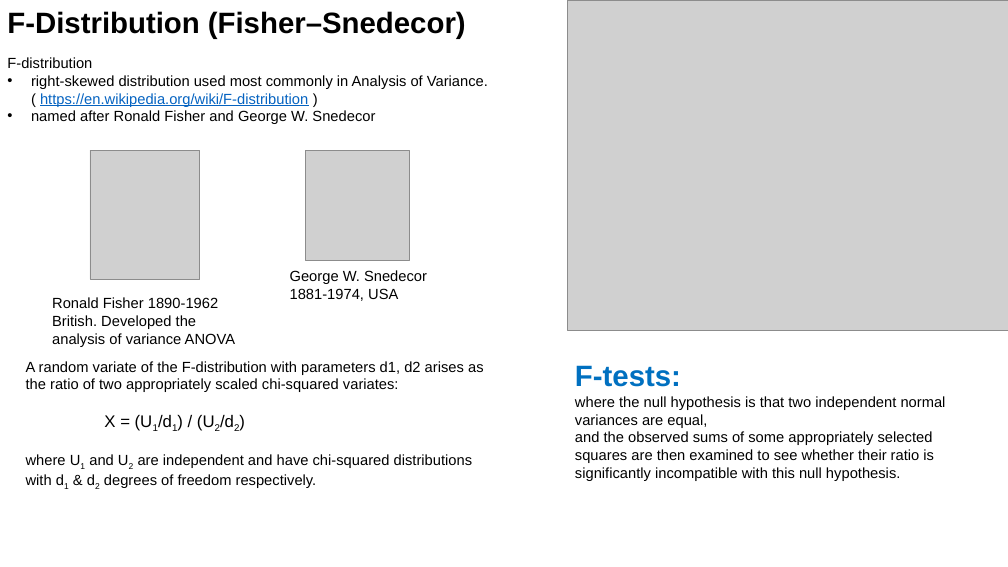
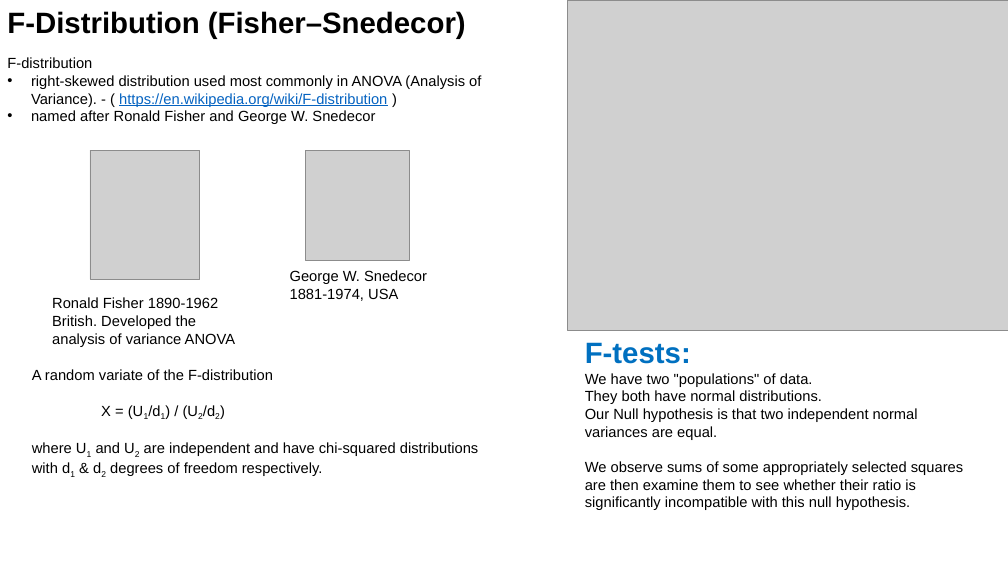
Before and after one commit to lselector/ml_ai_doc, a slide deck: slide 1 of statistics_08_F_ANOVA.pptx. Drawn at 1008x567 pixels with LibreOffice and Linux fonts; fonts in the diff are those of the drawing; grey boxes stand for pictures. Boxes give left, top, right and bottom in pixels: in the first picture for what was removed or moved away, otherwise in the second. Text is boxed around its words. In the diff, an @@ line names an element or a change of style, - is before the commit and + after.

```diff
--- a/statistics_08_F_ANOVA.pptx
+++ b/statistics_08_F_ANOVA.pptx
@@ text at (x1=31, y1=75, x2=481, y2=107): text changed @@
-• right-skewed distribution used most commonly in Analysis of Variance.
-  ( https://en.wikipedia.org/wiki/F-distribution )
+• right-skewed distribution used most commonly in ANOVA (Analysis of Variance). - ( https://en.wikipedia.org/wiki/F-distribution )
@@ text "F-tests:" moved from (x1=575, y1=365, x2=946, y2=481) to (x1=585, y1=342, x2=963, y2=510) @@
@@ text "A random variate of the ..." moved from (x1=26, y1=361, x2=484, y2=488) to (x1=32, y1=369, x2=478, y2=476) @@
@@ text at (x1=32, y1=369, x2=273, y2=380): text changed @@
-A random variate of the F-distribution with parameters d1, d2 arises as
-the ratio of two appropriately scaled chi-squared variates:
+A random variate of the F-distribution
@@ text at (x1=585, y1=373, x2=963, y2=510): text changed @@
-where the null hypothesis is that two independent normal variances are equal,
-and the observed sums of some appropriately selected squares are then examined to see whether their ratio is significantly incompatible with this null hypothesis.
+We have two "populations" of data.
+They both have normal distributions.
+Our Null hypothesis is that two independent normal variances are equal.
+We observe sums of some appropriately selected squares are then examine them to see whether their ratio is significantly incompatible with this null hypothesis.
@@ text at (x1=101, y1=406, x2=111, y2=416): size 16 to 14 pt in "X = (U1/d1) / (U2/d2)" @@
```
Also in this commit, not shown: 1 slide added, 1 other file.
